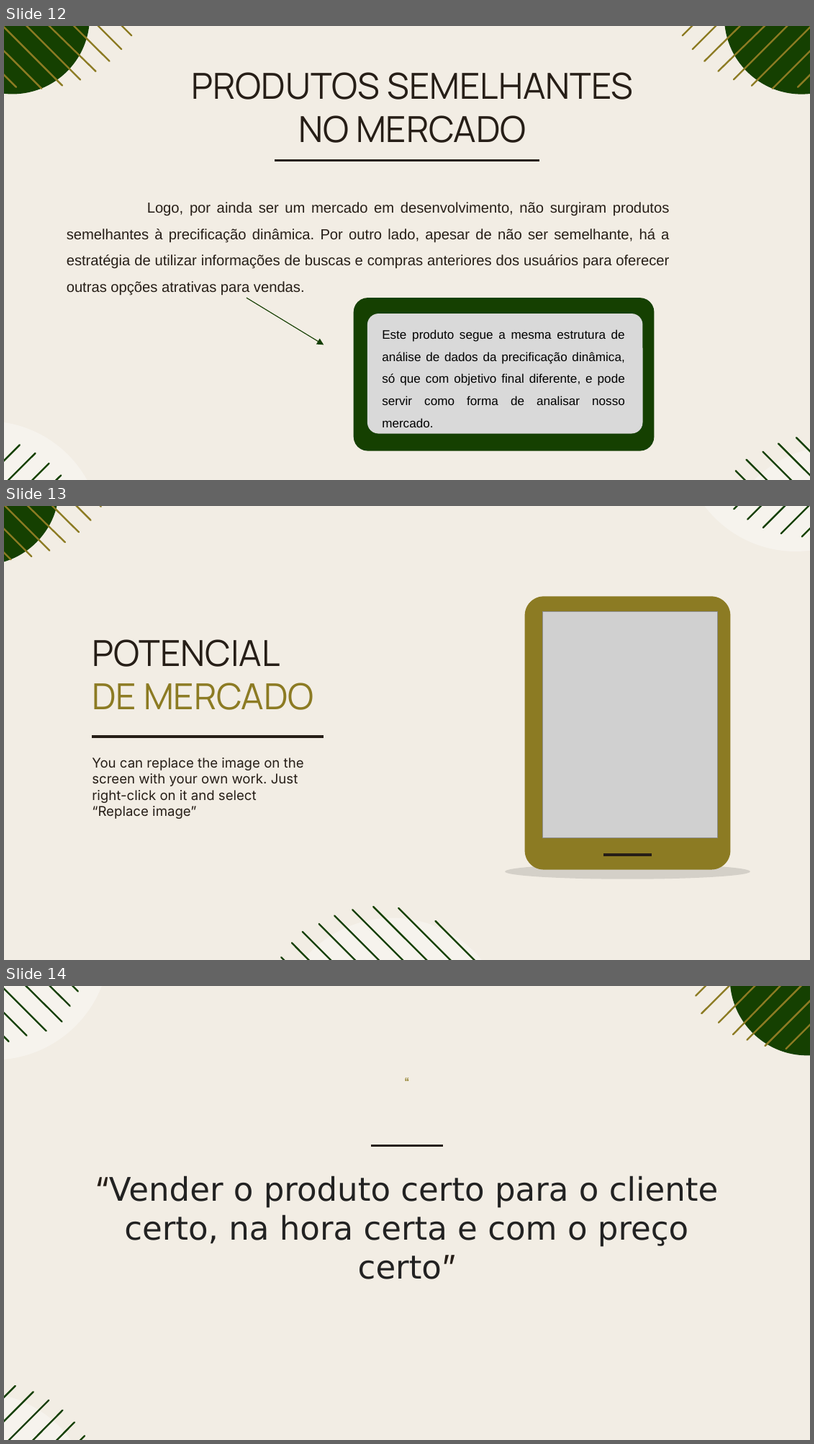
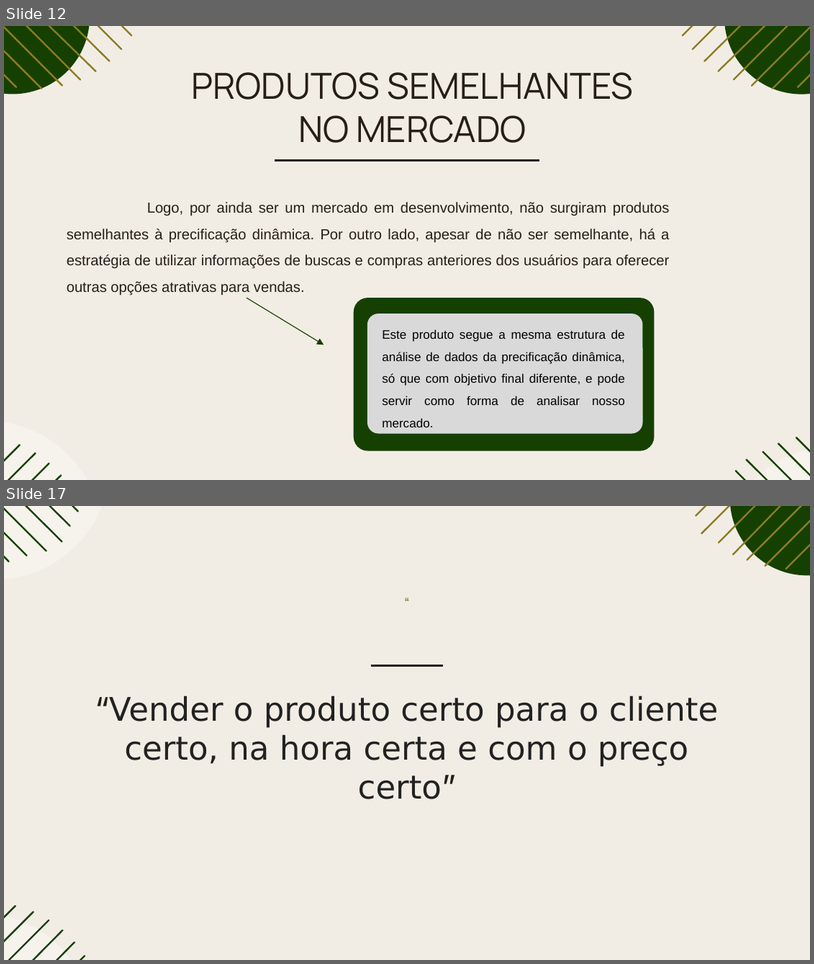
Before and after one commit to rafaellabastos/challenge-pitch-qa, a slide deck: Pitch-SavvyFix.pptx. Shown one above the other, each under a label of ours: slides 12, 13 and 14 before the commit, slides 12 and 17 after it; the slides between them are not shown. The pictures are 814x1444 and 814x964 pixels, drawn with LibreOffice and Linux fonts; fonts in the diff are those of the drawing; grey boxes stand for pictures. Boxes give left, top, right and bottom in pixels: in the first picture for what was removed or moved away, otherwise in the second. Text is boxed around its words. In the diff, an @@ line names an element or a change of style, - is before the commit and + after.

```diff
--- a/Pitch-SavvyFix.pptx
+++ b/Pitch-SavvyFix.pptx
@@ slide 13 removed at [4, 506, 810, 960], background #F2EDE4 @@
@@ group removed at [4, 506, 102, 566]: 7 freeform shapes, 1 ellipse @@
@@ group removed at [682, 506, 810, 551]: 5 freeform shapes, 1 ellipse @@
@@ rounded rectangle removed at [525, 596, 730, 870] @@
@@ picture removed at [543, 612, 718, 837] @@
@@ title removed at [92, 639, 314, 710] @@
-POTENCIAL DE MERCADO
@@ line removed from (92, 736) to (324, 736) @@
@@ subtitle removed at [92, 757, 304, 818] @@
-You can replace the image on the screen with your own work. Just right-click on it and select “Replace image”
@@ freeform shape removed at [506, 863, 751, 878] @@
@@ line removed from (604, 854) to (651, 854) @@
@@ group removed at [278, 906, 508, 960]: 9 freeform shapes, 1 ellipse @@
@@ what was slide 14 is now slide 17 @@
```
Also in this commit, not shown: 1 slide changed, 4 slides added.
